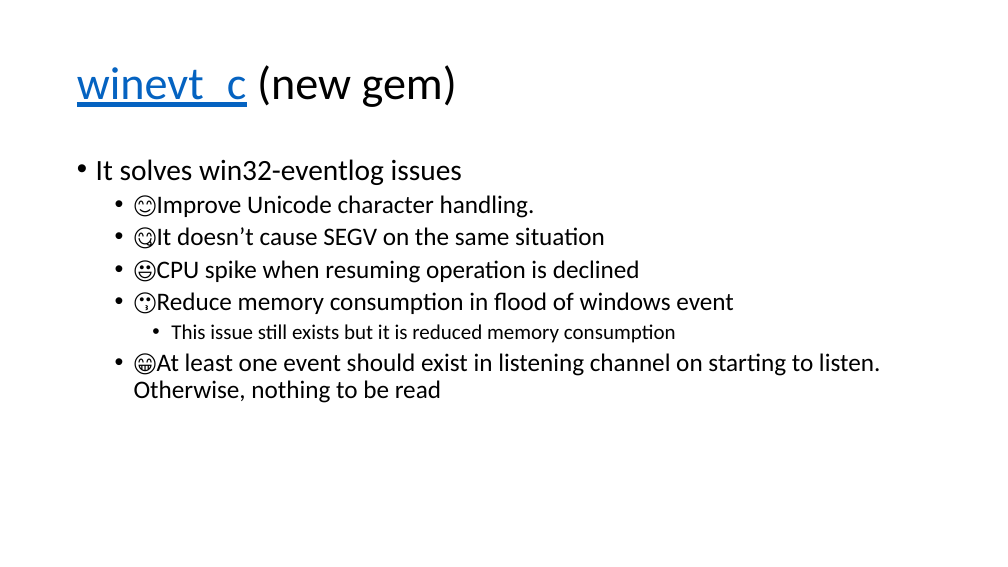
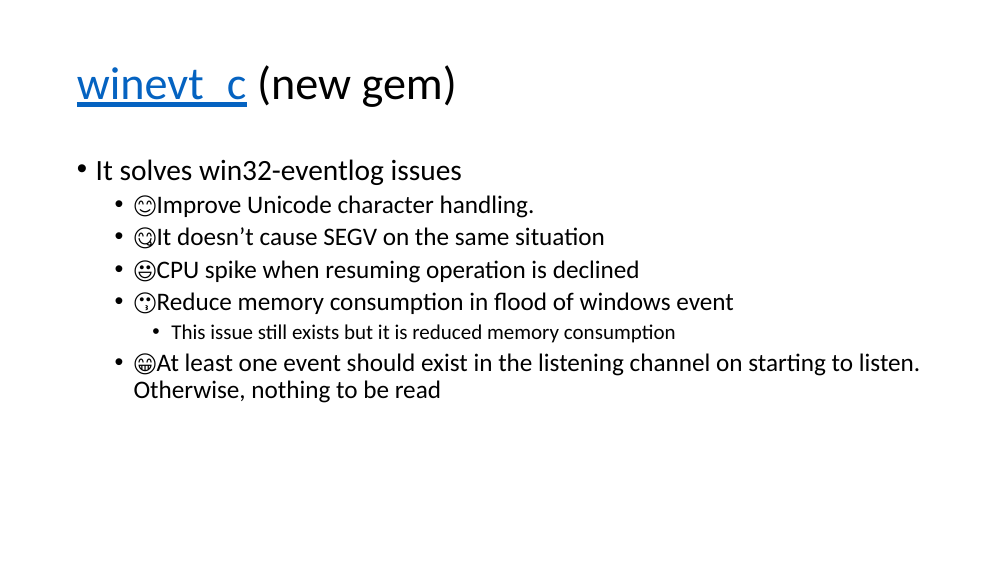
Before and after one commit to cosmo0920/fluentd-meetup-slide-20190717, a slide deck: slide 9 of Fluentd meetup 2019.pptx. Drawn at 1008x567 pixels with LibreOffice and Linux fonts; fonts in the diff are those of the drawing. Boxes give left, top, right and bottom in pixels: in the first picture for what was removed or moved away, otherwise in the second. Text is boxed around its words. In the diff, an @@ line names an element or a change of style, - is before the commit and + after.

```diff
--- a/Fluentd meetup 2019.pptx
+++ b/Fluentd meetup 2019.pptx
@@ text at (134, 353, 920, 403): text changed @@
-  • 😁At least one event should exist in listening channel on starting to listen. Otherwise, nothing to be read
+  • 😁At least one event should exist in the listening channel on starting to listen. Otherwise, nothing to be read
```
Also in this commit, not shown: 1 other slide changed.
